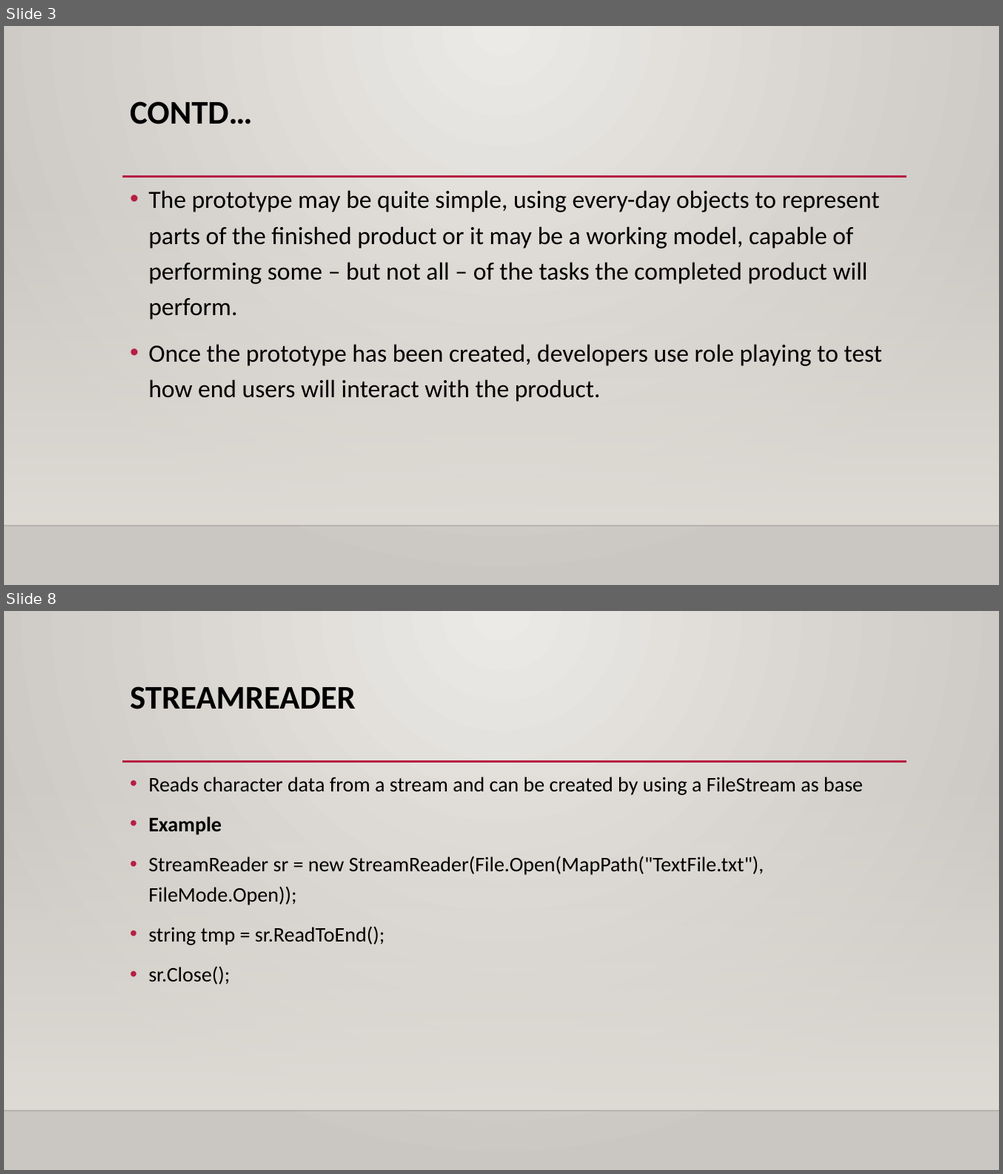
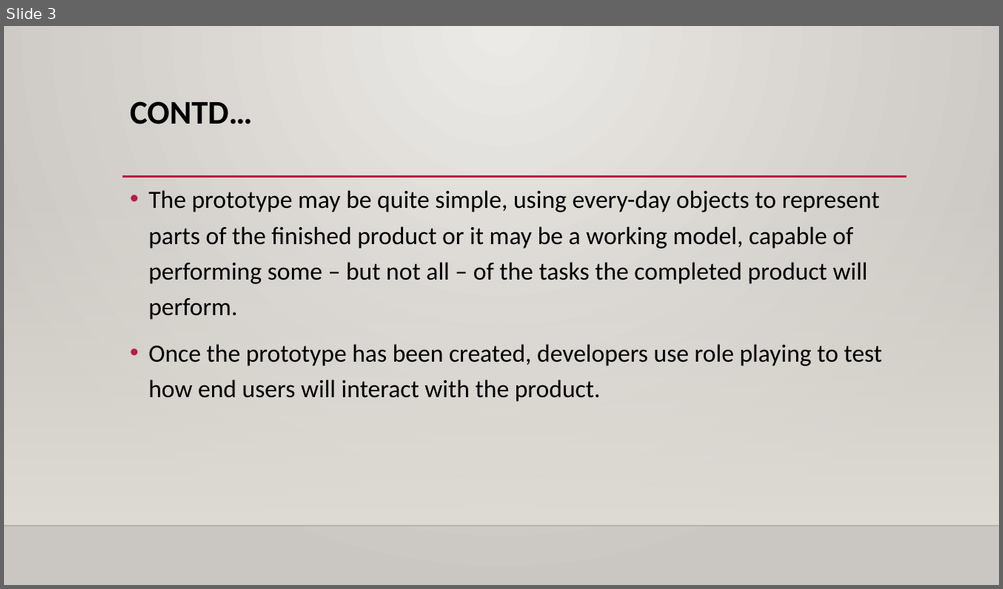
Before and after one commit to binamrathapa/DDOOCP_25A, a slide deck: Note/Prototype.pptx. Shown one above the other, each under a label of ours: slides 3 and 8 before the commit, slide 3 after it; the slides between them are not shown. The pictures are 1003x1174 and 1003x589 pixels, drawn with LibreOffice and Linux fonts; fonts in the diff are those of the drawing; background and template pictures are left out. Boxes give left, top, right and bottom in pixels: in the first picture for what was removed or moved away, otherwise in the second. Text is boxed around its words. In the diff, an @@ line names an element or a change of style, - is before the commit and + after.

```diff
--- a/Note/Prototype.pptx
+++ b/Note/Prototype.pptx
@@ slide 8 removed at [4,611,999,1170], background gradient #ECEAE7 to #CAC7C1; not listed: 3 template elements that a slide beside it also shows @@
@@ title removed at [130,686,356,709] @@
-STREAMREADER
@@ text removed at [148,777,862,985] @@
-• Reads character data from a stream and can be created by using a FileStream as base
-• Example
-• StreamReader sr = new StreamReader(File.Open(MapPath("TextFile.txt"), FileMode.Open));
-• string tmp = sr.ReadToEnd();
-• sr.Close();
```
Also in this commit, not shown: 2 slides changed, 7 slides added, 7 other slides removed.
